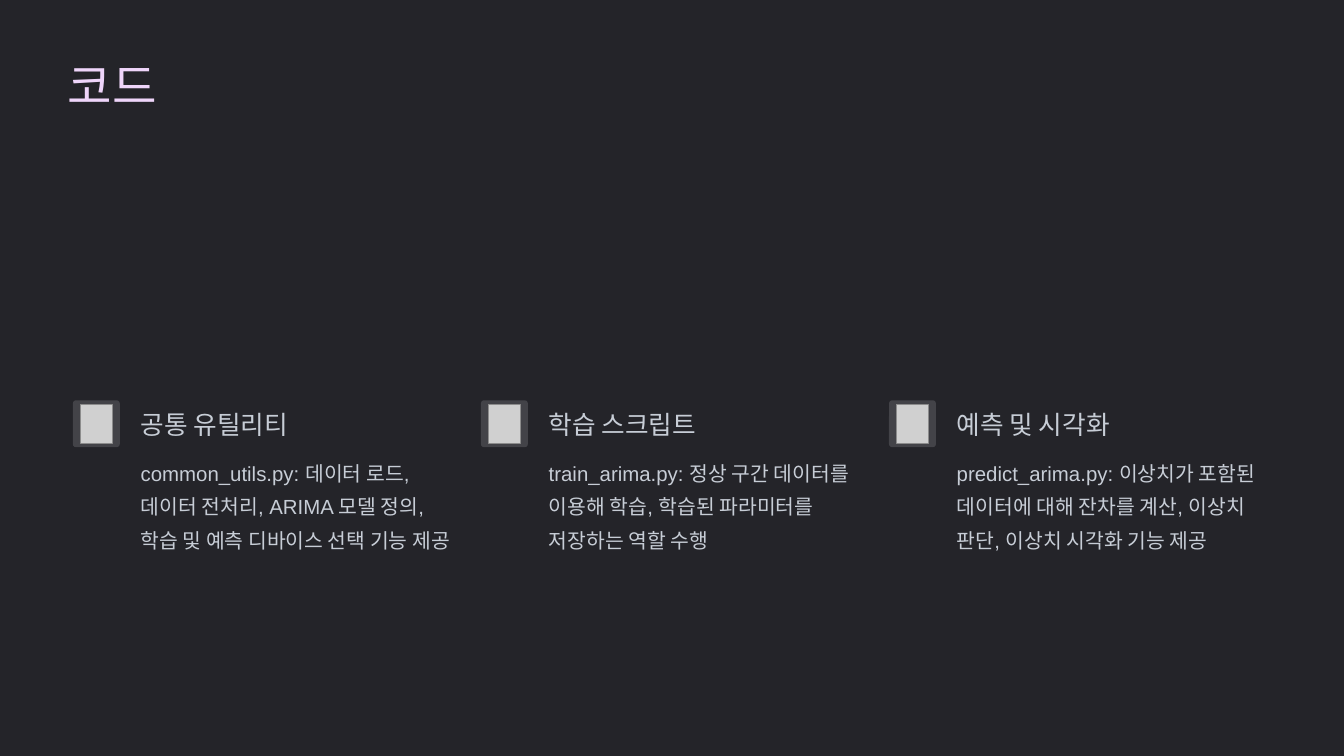
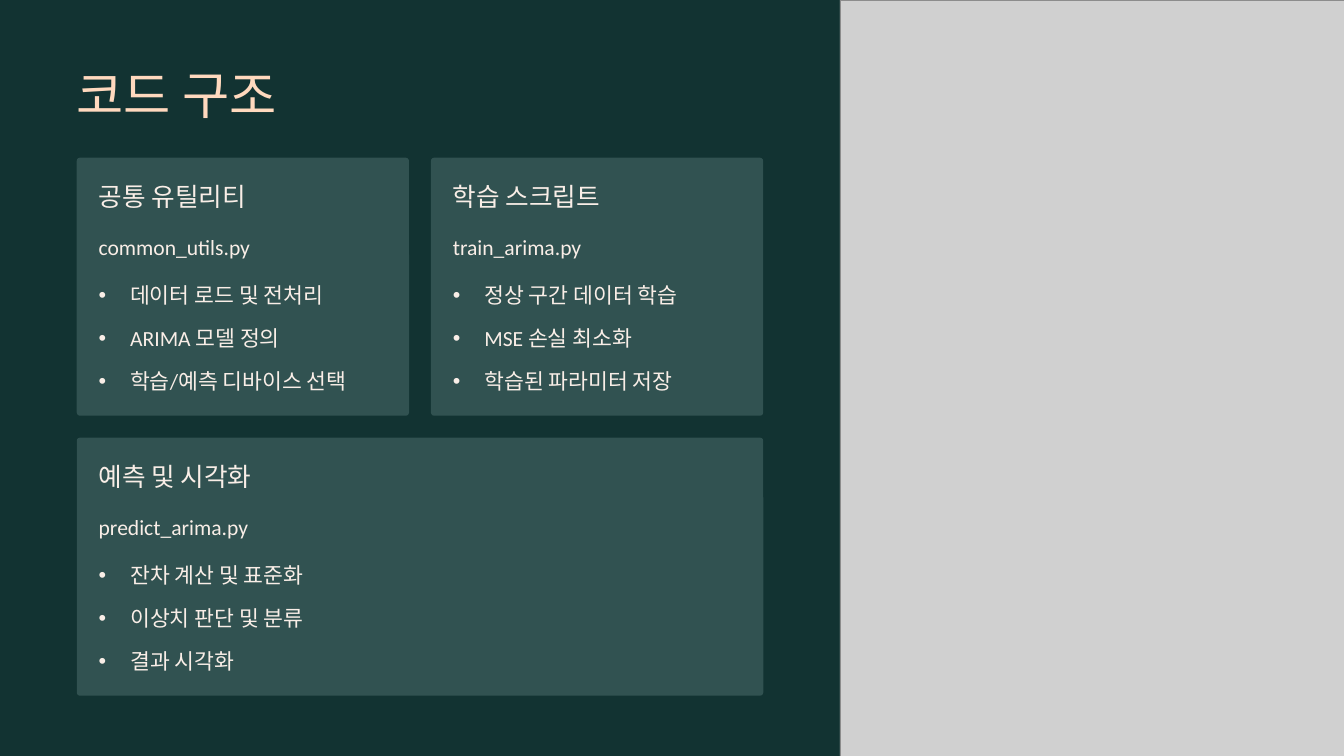
Before and after one commit to dhkeum9886/kmu-deeplearning, a slide deck: slide 5 of 과제/딥러닝특론_8주차과제_K2025029_금동환.pptx. Drawn at 1344x756 pixels with LibreOffice and Linux fonts; fonts in the diff are those of the drawing; grey boxes stand for pictures; background and template pictures are left out. Boxes give left, top, right and bottom in pixels: in the first picture for what was removed or moved away, otherwise in the second. Text is boxed around its words. In the diff, an @@ line names an element or a change of style, - is before the commit and + after.

```diff
--- a/과제/딥러닝특론_8주차과제_K2025029_금동환.pptx
+++ b/과제/딥러닝특론_8주차과제_K2025029_금동환.pptx
@@ background #FFFFFF to #000000 @@
@@ rectangle at [0,0,1344,756]: fill #242429 to #123332 @@
@@ picture added at [840,0,1344,756] @@
@@ text at [77,74,277,118]: text changed; size 41.5 to 44 pt; font Arial to Calibri; text colour #EFD5FA to #FFD9BE @@
-코드
+코드 구조
@@ rounded rectangle added at [76,158,409,416], fill #315251 @@
@@ rounded rectangle added at [431,158,764,416], fill #315251 @@
@@ text "공통 유틸리티": place and size @@
-text "공통 유틸리티" at [141,413,287,436]
+text "공통 유틸리티" at [99,184,246,208]
@@ text "학습 스크립트": place and size @@
-text "학습 스크립트" at [549,412,696,436]
+text "학습 스크립트" at [453,184,600,208]
@@ text added at [99,240,250,259], 18.5 pt, text #F9EEE7 @@
+common_utils.py
@@ text added at [453,240,581,259], 18.5 pt, text #F9EEE7 @@
+train_arima.py
@@ text added at [130,285,324,305], 18.5 pt, text #F9EEE7 @@
+• 데이터 로드 및 전처리
@@ text added at [484,285,678,305], 18.5 pt, text #F9EEE7 @@
+• 정상 구간 데이터 학습
@@ text added at [130,328,280,348], 18.5 pt, text #F9EEE7 @@
+• ARIMA 모델 정의
@@ text added at [484,328,633,348], 18.5 pt, text #F9EEE7 @@
+• MSE 손실 최소화
@@ text added at [130,371,347,391], 18.5 pt, text #F9EEE7 @@
+• 학습/예측 디바이스 선택
@@ text added at [484,371,673,391], 18.5 pt, text #F9EEE7 @@
+• 학습된 파라미터 저장
@@ rounded rectangle removed at [73,401,120,448] @@
@@ picture removed at [81,404,112,444] @@
@@ rounded rectangle removed at [481,401,528,448] @@
@@ picture removed at [489,404,520,444] @@
@@ rounded rectangle removed at [889,401,936,448] @@
@@ picture removed at [897,404,928,444] @@
@@ rounded rectangle added at [76,438,763,696], fill #315251 @@
@@ font Arial to Calibri, text colour #C7CDD6 to #F9EEE7 in 3 elements at [99,184,246,208], [453,184,600,208], [99,464,252,488] @@
@@ text "예측 및 시각화": place and size @@
-text "예측 및 시각화" at [957,412,1110,436]
+text "예측 및 시각화" at [99,464,252,488]
@@ text removed at [141,464,450,550] @@
-common_utils.py: 데이터 로드, 데이터 전처리, ARIMA 모델 정의, 학습 및 예측 디바이스 선택 기능 제공
@@ text removed at [549,464,849,550] @@
-train_arima.py: 정상 구간 데이터를 이용해 학습, 학습된 파라미터를 저장하는 역할 수행
@@ text removed at [957,464,1255,551] @@
-predict_arima.py: 이상치가 포함된 데이터에 대해 잔차를 계산, 이상치 판단, 이상치 시각화 기능 제공
@@ text added at [99,520,248,539], 18.5 pt, text #F9EEE7 @@
+predict_arima.py
@@ text added at [130,565,304,585], 18.5 pt, text #F9EEE7 @@
+• 잔차 계산 및 표준화
@@ text added at [130,608,304,628], 18.5 pt, text #F9EEE7 @@
+• 이상치 판단 및 분류
@@ text added at [130,651,235,671], 18.5 pt, text #F9EEE7 @@
+• 결과 시각화
```
Also in this commit, not shown: 7 other slides changed, 5 slides added, 4 slides removed, 6 other files.
